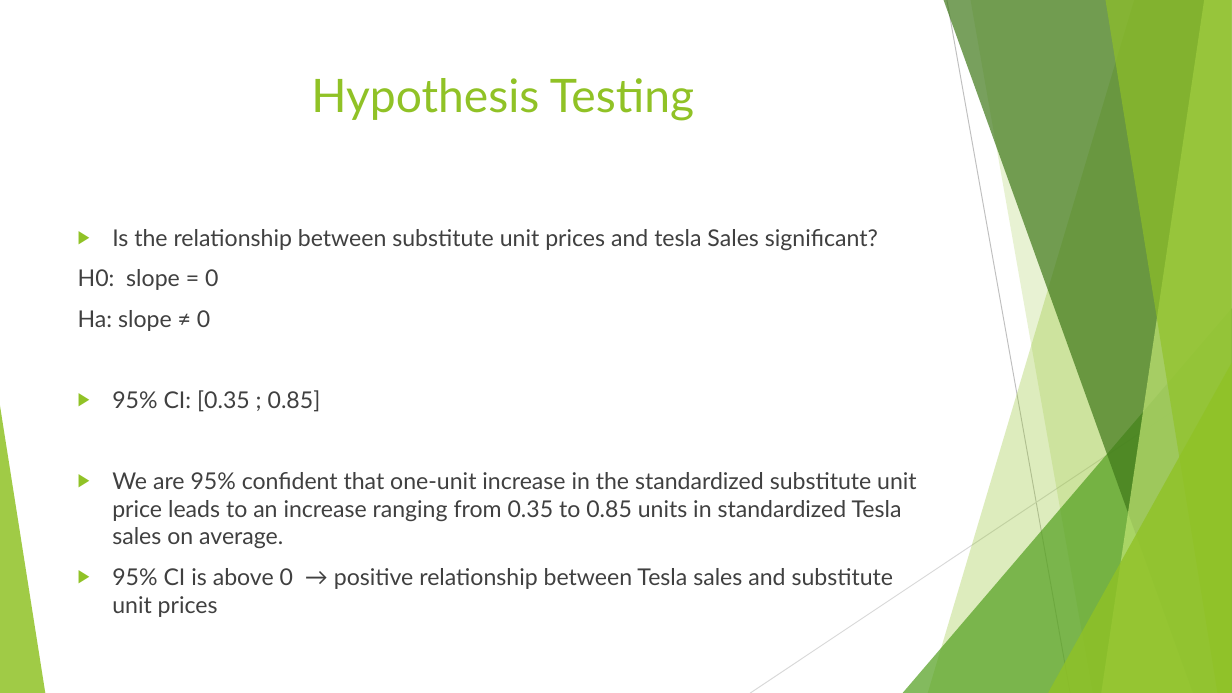
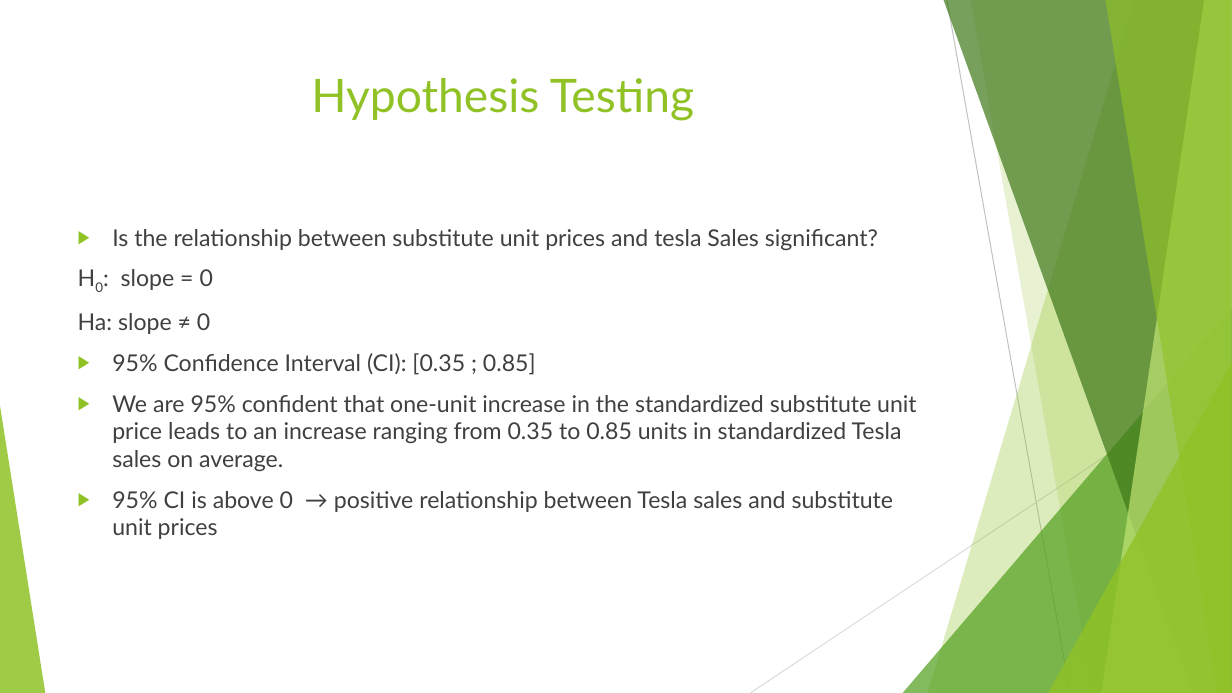
Before and after one commit to sonamgupta1105/Tesla_Analytics, a slide deck: slide 9 of finalPptTesla.pptx. Drawn at 1232x693 pixels with LibreOffice and Linux fonts; fonts in the diff are those of the drawing. Boxes give left, top, right and bottom in pixels: in the first picture for what was removed or moved away, otherwise in the second. Text is boxed around its words. In the diff, an @@ line names an element or a change of style, - is before the commit and + after.

```diff
--- a/finalPptTesla.pptx
+++ b/finalPptTesla.pptx
@@ text at bbox=[121, 269, 213, 290]: now subscript in "H0:" @@
@@ text at bbox=[112, 353, 536, 375]: text changed @@
-▶ 95% CI: [0.35 ; 0.85]
+▶ 95% Confidence Interval (CI): [0.35 ; 0.85]
```
Also in this commit, not shown: 3 other slides changed, 1 slide added, 1 slide removed.
